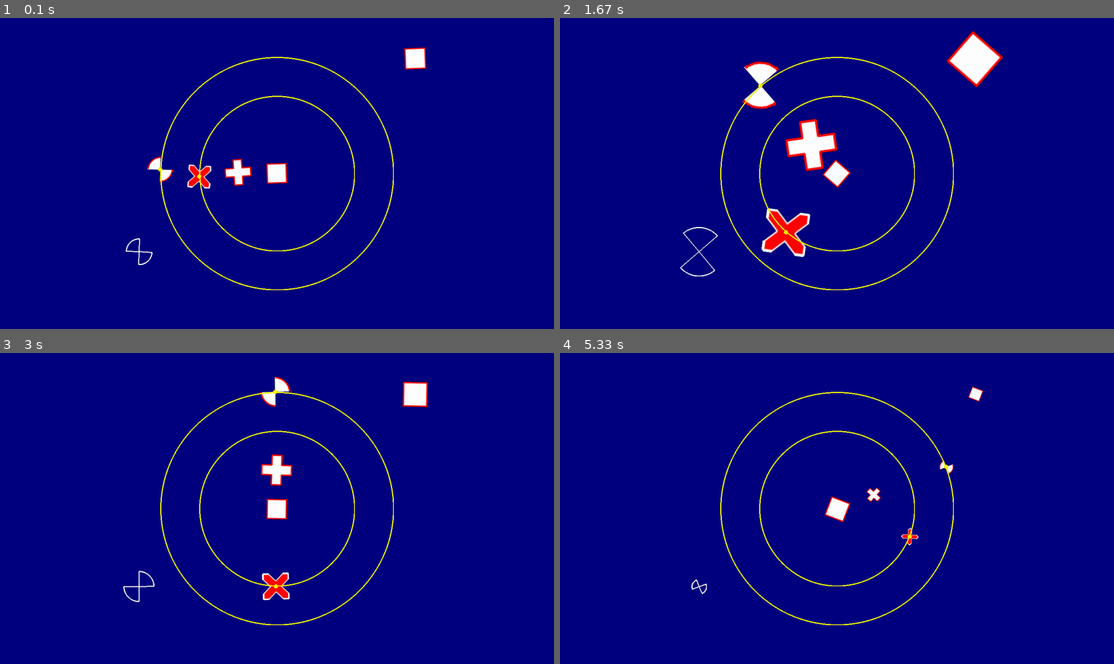
Above: before the commit, frames 1-4 (two rows, left to right).
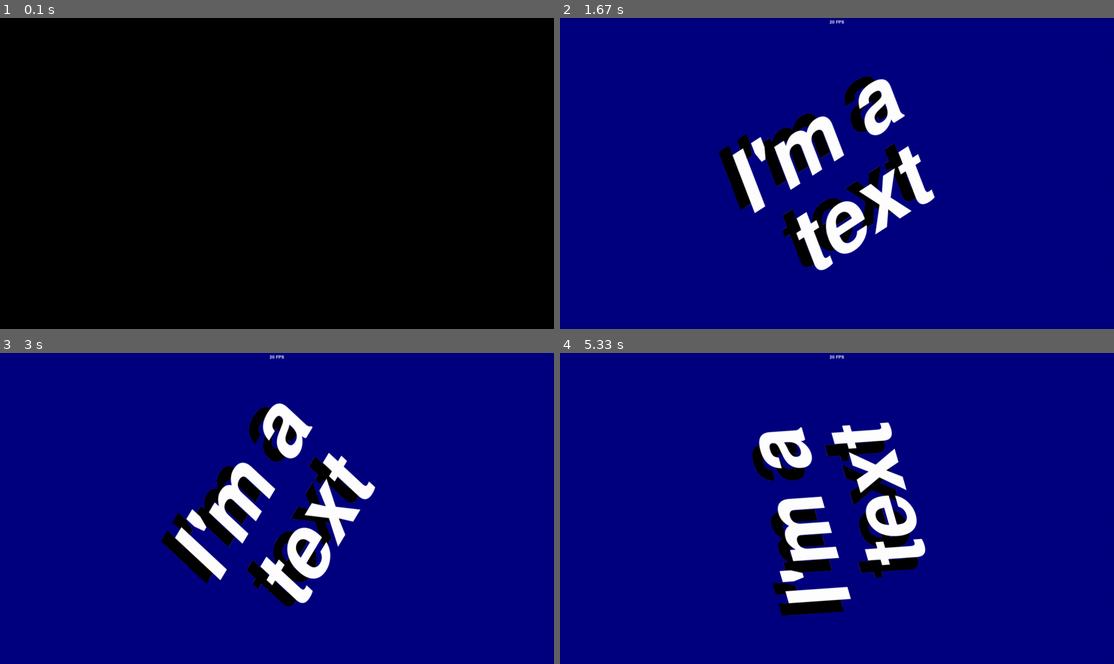
Above: after the commit, the same moments.

Repository: francis-clairicia/PyDiamond
Game: pygame game, started from main.py
Same seed, same stepped clock (60 frames per second), same inputs: the game is played once before the commit and once after it.
Inputs:
- Up to frame 1 (0.1 s): no input
- Up to frame 2 (1.67 s): no input
- Up to frame 3 (3 s): no input
- Up to frame 4 (5.33 s): no input

The runs differ from the first frame. In frame 1, 100% of the frame differs, in the area x 0-100%, y 0-100%; in frame 2, 12%; in frame 3, 11%; in frame 4, 10%.

Commit message:
[ADD] Added Text object
[+] Added Text() class to render strings using pygame

[~] Fixed errors about positions to avoid override of 'x' and 'y' properties

[+] Added 'NoTheme' constant to use when an instance does not have to use any (default) theme

Diff:
--- a/main.py
+++ b/main.py
@@ -1,6 +1,7 @@
 #!/usr/bin/env python3
 # -*- coding: Utf-8 -*
 
+from my_pygame.text import Text
 from my_pygame.window import Window
 from my_pygame.scene import Scene
 
@@ -157,11 +158,27 @@
             self.window.draw(obj)
 
 
+class TextScene(Scene):
+    def __init__(self, window: Window) -> None:
+        super().__init__(window, framerate=120)
+        window.text_framerate.show()
+        self.text = Text(
+            "I'm a text", font=(None, 300), italic=True, color=WHITE, shadow_x=-25, shadow_y=-25, wrap=5, justify="center"
+        )
+        self.text.center = window.center
+        self.text.animation.register_rotation(360).start_in_background(self)
+
+    def draw(self) -> None:
+        self.window.clear(BLUE_DARK)
+        self.window.draw(self.text)
+
+
 def main() -> None:
     w: Window = Window("my window", (1366, 768))
-    w.scenes.push_on_top(ShapeScene(w))
+    # w.scenes.push_on_top(ShapeScene(w))
     # w.scenes.push_on_top(AnimationScene(w))
     # w.scenes.push_on_top(GradientScene(w))
+    w.scenes.push_on_top(TextScene(w))
     w.mainloop()
 
 
--- a/my_pygame/drawable.py
+++ b/my_pygame/drawable.py
@@ -29,6 +29,12 @@
             attrs["draw_onto"] = draw_decorator(draw_method)
 
         return super().__new__(metacls, name, bases, attrs, **kwargs)
+
+    def __call__(cls, *args: Any, **kwds: Any) -> Any:
+        instance: Drawable = super().__call__(*args, **kwds)
+        w, h = instance.get_size()
+        instance.center = (w / 2, h / 2)
+        return instance
 
 
 class Drawable(metaclass=MetaDrawable):
@@ -397,7 +403,11 @@
 
 
 class MetaThemedDrawable(MetaDrawable, MetaThemedObject):
-    pass
+    def __call__(cls, *args: Any, **kwds: Any) -> Any:
+        instance: ThemedDrawable = MetaThemedObject.__call__(cls, *args, **kwds)
+        w, h = instance.get_size()
+        instance.center = (w / 2, h / 2)
+        return instance
 
 
 @abstract_theme_class
--- a/my_pygame/shape.py
+++ b/my_pygame/shape.py
@@ -97,26 +97,6 @@
         if self.__color != value:
             self.__color = value
             self._need_update()
-
-    @property
-    def x(self) -> float:
-        self.__update_shape()
-        return Drawable.x.fget(self)  # type: ignore
-
-    @x.setter
-    def x(self, x: float) -> None:
-        self.__update_shape()
-        Drawable.x.fset(self, x)  # type: ignore
-
-    @property
-    def y(self) -> float:
-        self.__update_shape()
-        return Drawable.y.fget(self)  # type: ignore
-
-    @y.setter
-    def y(self, x: float) -> None:
-        self.__update_shape()
-        Drawable.y.fset(self, x)  # type: ignore
 
 
 @abstract_theme_class
--- /dev/null
+++ b/my_pygame/text.py
@@ -0,0 +1,288 @@
+# -*- coding: Utf-8 -*
+
+from __future__ import annotations
+
+import os.path
+
+from typing import Dict, List, Optional, Tuple, Union
+from enum import Enum, unique
+from textwrap import wrap
+from operator import truth
+
+import pygame.transform
+
+from pygame.font import Font, SysFont, get_default_font
+from pygame.color import Color
+from pygame.surface import Surface
+
+from .drawable import ThemedDrawable
+from .colors import BLACK
+from .theme import NoTheme, Theme
+from .surface import create_surface
+
+_TextFont = Union[Font, Tuple[Optional[str], int]]
+
+
+class Text(ThemedDrawable):
+    @unique
+    class Justify(str, Enum):
+        LEFT = "left"
+        RIGHT = "right"
+        CENTER = "center"
+
+    def __init__(
+        self,
+        message: str = "",
+        *,
+        font: Optional[_TextFont] = None,
+        bold: Optional[bool] = None,
+        italic: Optional[bool] = None,
+        underline: Optional[bool] = None,
+        color: Color = BLACK,
+        wrap: int = 0,
+        justify: Union[str, Justify] = "left",
+        shadow_x: float = 0,
+        shadow_y: float = 0,
+        shadow_color: Color = BLACK,
+        theme: Optional[Theme] = None,
+    ) -> None:
+        super().__init__()
+        self.__update: bool = True
+        self.__str: str = str()
+        self.__wrap: int = 0
+        self.__font: Font = Text.create_font(None)
+        self.__custom_font: Dict[int, Font] = dict()
+        self.__color: Color = BLACK
+        self.__justify: Text.Justify = Text.Justify.LEFT
+        self.__shadow_offset: Tuple[float, float] = (0, 0)
+        self.__shadow_color = BLACK
+        self.__default_image: Surface = create_surface((0, 0))
+        self.__image: Surface = self.__default_image.copy()
+        self.set_font(font, bold=bold, italic=italic, underline=underline)
+        self.message = message
+        self.color = color
+        self.wrap = wrap
+        self.justify = Text.Justify(justify)
+        self.shadow = (shadow_x, shadow_y)
+        self.shadow_color = shadow_color
+
+    def draw_onto(self, surface: Surface) -> None:
+        self.__update_surface()
+        surface.blit(self.__image, self.topleft)
+
+    def to_surface(self) -> Surface:
+        self.__update_surface()
+        return self.__image.copy()
+
+    def get_local_size(self) -> Tuple[float, float]:
+        self.__update_surface()
+        return self.__default_image.get_size()
+
+    def get_size(self) -> Tuple[float, float]:
+        self.__update_surface()
+        return self.__image.get_size()
+
+    @staticmethod
+    def create_font(
+        font: Optional[_TextFont], bold: Optional[bool] = None, italic: Optional[bool] = None, underline: Optional[bool] = None
+    ) -> Font:
+        obj: Font
+        if isinstance(font, (tuple, list)):
+            if font[0] is not None and os.path.isfile(font[0]):
+                obj = Font(*font)
+                if bold is not None:
+                    obj.set_bold(bold)
+                if italic is not None:
+                    obj.set_italic(italic)
+            else:
+                font_family: str = font[0] if font[0] is not None and font[0] else get_default_font()
+                obj = SysFont(font_family, font[1], bold=truth(bold), italic=truth(italic))
+        elif isinstance(font, Font):
+            obj = font
+            if bold is not None:
+                obj.set_bold(bold)
+            if italic is not None:
+                obj.set_italic(italic)
+        else:
+            obj = SysFont(get_default_font(), 15, bold=truth(bold), italic=truth(italic))
+        if underline is not None:
+            obj.set_underline(underline)
+        return obj
+
+    def set_font(
+        self,
+        font: Optional[_TextFont],
+        bold: Optional[bool] = None,
+        italic: Optional[bool] = None,
+        underline: Optional[bool] = None,
+    ) -> None:
+        self.__font = Text.create_font(font, bold=bold, italic=italic, underline=underline)
+        self.__need_update()
+
+    def set_custom_line_font(self, index: int, font: Font) -> None:
+        if index < 0:
+            raise ValueError(f"Negative index: {index}")
+        self.__custom_font[index] = Text.create_font(font)
+        self.__need_update()
+
+    def remove_custom_line_font(self, index: int) -> None:
+        if index < 0:
+            raise ValueError(f"Negative index: {index}")
+        self.__custom_font.pop(index, None)
+        self.__need_update()
+
+    def __need_update(self) -> None:
+        self.__update = True
+
+    def __update_surface(self) -> None:
+        if self.__update:
+            self.__update = False
+            center: Tuple[float, float] = self.center
+            self.__default_image = self.__render_text()
+            self._apply_rotation_scale()
+            self.center = center
+
+    def _apply_rotation_scale(self) -> None:
+        self.__image = pygame.transform.rotozoom(self.__default_image, self.angle, self.scale)
+
+    def __render_text(self) -> Surface:
+        render_lines: List[Surface] = list()
+        render_width: float = 0
+        render_height: float = 0
+        text: Surface
+        for index, line in enumerate(self.message.splitlines()):
+            font = self.__custom_font.get(index, self.font)
+            render = font.render(line, True, self.color)
+            render_width = max(render_width, render.get_width())
+            render_height += render.get_height()
+            render_lines.append(render)
+        if not render_lines:
+            text = create_surface((0, 0))
+        elif len(render_lines) == 1:
+            text = render_lines[0]
+        else:
+            text = create_surface((render_width, render_height))
+            text_rect = text.get_rect()
+            y = 0
+            justify_parameters = {
+                Text.Justify.LEFT: {"left": text_rect.left},
+                Text.Justify.RIGHT: {"right": text_rect.right},
+                Text.Justify.CENTER: {"centerx": text_rect.centerx},
+            }
+            params = justify_parameters[self.justify]
+            for render in render_lines:
+                text.blit(render, render.get_rect(**params, y=y))
+                y += render.get_height()
+        shadow_x, shadow_y = self.shadow
+        if shadow_x == 0 and shadow_y == 0:
+            return text
+        shadow_text: Surface = Text(
+            message=self.message, font=self.font, color=self.shadow_color, justify=self.justify, theme=NoTheme
+        ).__render_text()
+        render_width += abs(shadow_x)
+        render_height += abs(shadow_y)
+        render = create_surface((render_width, render_height))
+
+        text_x: float = 0
+        text_y: float = 0
+
+        if shadow_x < 0:
+            text_x = -shadow_x
+            shadow_x = 0
+        if shadow_y < 0:
+            text_y = -shadow_y
+            shadow_y = 0
+
+        render.blit(shadow_text, (shadow_x, shadow_y))
+        render.blit(text, (text_x, text_y))
+
+        return render
+
+    @property
+    def font(self) -> Font:
+        return self.__font
+
+    @font.setter
+    def font(self, font: Font) -> None:
+        self.set_font(font)
+
+    @property
+    def message(self) -> str:
+        return self.__str
+
+    @message.setter
+    def message(self, string: str) -> None:
+        if string != self.__str:
+            self.__str = "\n".join(wrap(string, width=self.__wrap)) if self.__wrap > 0 else string
+            self.__need_update()
+
+    @property
+    def wrap(self) -> int:
+        return self.__wrap
+
+    @wrap.setter
+    def wrap(self, value: int) -> None:
+        value = max(int(value), 0)
+        if value != self.__wrap:
+            self.__wrap = value
+            self.__str = "\n".join(wrap(self.__str, width=self.__wrap)) if self.__wrap > 0 else self.__str
+            self.__need_update()
+
+    @property
+    def justify(self) -> Justify:
+        return self.__justify
+
+    @justify.setter
+    def justify(self, justify: Justify) -> None:
+        justify = Text.Justify(justify)
+        if justify != self.__justify:
+            self.__justify = justify
+            self.__need_update()
+
+    @property
+    def color(self) -> Color:
+        return self.__color
+
+    @color.setter
+    def color(self, color: Color) -> None:
+        color = Color(color)
+        if color != self.__color:
+            self.__color = color
+            self.__need_update()
+
+    @property
+    def shadow(self) -> Tuple[float, float]:
+        return self.__shadow_offset
+
+    @shadow.setter
+    def shadow(self, pos: Tuple[float, float]) -> None:
+        if self.__shadow_offset != pos:
+            self.__shadow_offset = pos
+            self.__need_update()
+
+    @property
+    def shadow_x(self) -> float:
+        return self.shadow[0]
+
+    @shadow_x.setter
+    def shadow_x(self, shadow_x: float) -> None:
+        self.shadow = (shadow_x, self.shadow_y)
+
+    @property
+    def shadow_y(self) -> float:
+        return self.shadow[1]
+
+    @shadow_y.setter
+    def shadow_y(self, shadow_y: float) -> None:
+        self.shadow = (self.shadow_x, shadow_y)
+
+    @property
+    def shadow_color(self) -> Color:
+        return self.__shadow_color
+
+    @shadow_color.setter
+    def shadow_color(self, color: Color) -> None:
+        self.__shadow_color = Color(color)
+        if self.__shadow_color != color:
+            self.__shadow_color = color
+            self.__need_update()
--- a/my_pygame/theme.py
+++ b/my_pygame/theme.py
@@ -1,7 +1,8 @@
 # -*- coding: Utf-8 -*
 
 from __future__ import annotations
-from typing import Any, Dict, Iterator, List, Tuple, TypeVar, Union
+from abc import ABCMeta
+from typing import Any, Dict, Iterator, List, Optional, Tuple, TypeVar, Union
 from operator import truth
 
 
@@ -43,10 +44,17 @@
 _CLASSES_NOT_USING_PARENT_DEFAULT_THEMES: List[type] = list()
 _HIDDEN_THEME_PREFIX: str = "__"
 
-Theme = Union[str, List[str], None]
+
+class _NoThemeType(str):
+    pass
 
 
-class MetaThemedObject(type):
+NoTheme: _NoThemeType = _NoThemeType()
+
+Theme = Union[str, List[str]]
+
+
+class MetaThemedObject(ABCMeta):
     def __init__(cls, name: str, bases: Tuple[type, ...], namespace: Dict[str, Any], **kwds: Any) -> None:
         super().__init__(name, bases, namespace, **kwds)
         setattr(cls, "__is_abstract_theme_class__", False)
@@ -60,11 +68,14 @@
         if cls.is_abstract_theme_class():
             return super().__call__(*args, **kwargs)
 
+        theme: Optional[Theme] = kwargs.pop("theme", None)
+        if theme == NoTheme:
+            return super().__call__(*args, **kwargs)
+
         default_theme: List[str] = list()
         for parent in cls.__get_all_parent_class(cls, do_not_search_for=_CLASSES_NOT_USING_PARENT_DEFAULT_THEMES):
             default_theme += _HIDDEN_DEFAULT_THEME.get(parent, list()) + _DEFAULT_THEME.get(parent, list())
         default_theme += _HIDDEN_DEFAULT_THEME.get(cls, list()) + _DEFAULT_THEME.get(cls, list())
-        theme: Theme = kwargs.pop("theme", None)
         if theme is None:
             theme = list()
         elif isinstance(theme, str):
@@ -91,7 +102,7 @@
         else:
             theme_dict[name] |= options
 
-    def set_default_theme(cls, name: Theme) -> None:
+    def set_default_theme(cls, name: Union[Theme, None]) -> None:
         if cls.is_abstract_theme_class():
             raise TypeError("Abstract theme classes cannot set themes.")
 
--- a/my_pygame/window.py
+++ b/my_pygame/window.py
@@ -14,7 +14,8 @@
 from pygame.color import Color
 
 from .drawable import Drawable
-from .colors import BLACK
+from .text import Text
+from .colors import BLACK, WHITE
 from .scene import Scene
 from .clock import Clock
 from .surface import create_surface
@@ -171,6 +172,9 @@
         self.__loop: bool = True
         self.__scenes: SceneManager = SceneManager(self)
         self.__callback_after: WindowCallbackList = WindowCallbackList()
+        self.__text_framerate: Text = Text(color=WHITE)
+        self.__text_framerate.hide()
+        self.__text_framerate.midtop = (self.centerx, self.top + 10)
 
     def __del__(self) -> None:
         Window.__main_window = True
@@ -212,6 +216,7 @@
     def refresh(self) -> None:
         screen: Surface = pygame.display.get_surface()
         screen.fill(BLACK)
+        self.text_framerate.draw_onto(self.__surface)
         screen.blit(self.__surface, (0, 0))
         pygame.display.flip()
 
@@ -222,6 +227,8 @@
                 self.__framerate = f
                 break
         self.__main_clock.tick(self.__framerate)
+        if self.text_framerate.is_shown():
+            self.text_framerate.message = f"{round(self.framerate)} FPS"
 
     def draw_screen(self) -> None:
         scene: Optional[Scene] = self.scenes.top()
@@ -297,6 +304,10 @@
         return self.__main_clock.get_fps()
 
     @property
+    def text_framerate(self) -> Text:
+        return self.__text_framerate
+
+    @property
     def scenes(self) -> SceneManager:
         return self.__scenes
 
